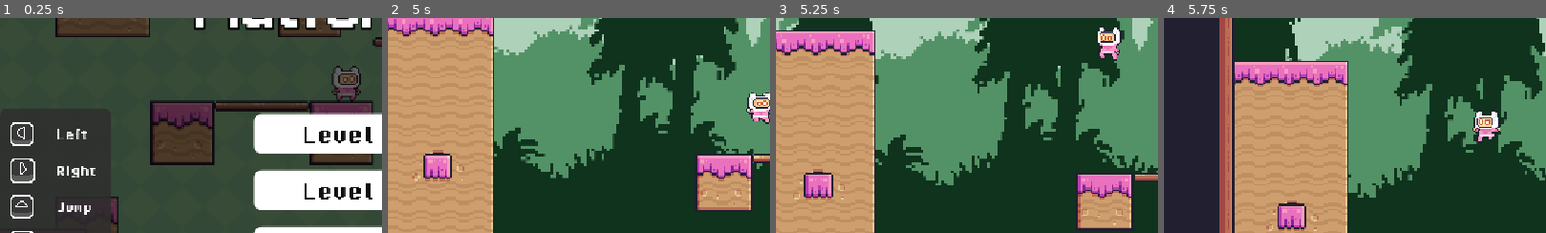
Above: before the commit, frames 1-4 (left to right).
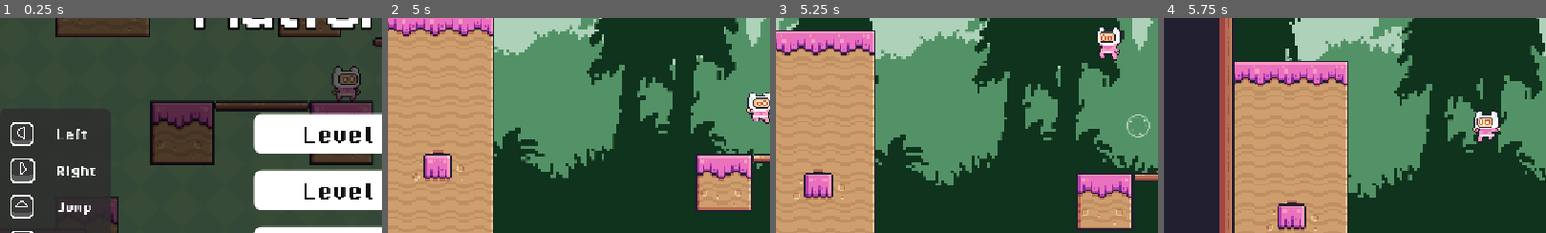
Above: after the commit, the same moments.

Repository: hanazzz/2d-platformer-game
Game: Godot game, scene res://scenes/menu/main_menu.tscn
Same seed, same stepped clock (60 frames per second), same inputs: the game is played once before the commit and once after it.
Inputs:
- Up to frame 1 (0.25 s): no input
- Up to frame 2 (5 s): click "Level 1" at 0.5 s; hold Right (right) 1.28-2.78 s; tap Space (jump) at 1.35, 1.52, 1.82, 2.1, 2.27, 2.57, 2.85, 3.6, 3.77, 4.07, 4.35, 4.52, 4.82 s; hold Left (left) 2.78-3.53 s; hold Right (right) from 3.53 s (still down)
- Up to frame 3 (5.25 s): release Right (right) at 5.03 s; hold Left (left) from 5.03 s (still down); tap Space (jump) at 5.1 s
- Up to frame 4 (5.75 s): keep holding Left (left); tap Space (jump) at 5.27, 5.57 s
The pictures show only the part of the screen within x 4-54%, y 36-86%; the shares and areas given below are measured in that part.

Frames 1-2 are identical in both runs. In frame 3, 0.2% of the frame differs, in the area x 91-98%, y 44-56%; in frame 4, nothing differs.

Commit message:
Update comments in code

Diff:
--- a/scenes/game_objects/enemy.gd
+++ b/scenes/game_objects/enemy.gd
@@ -20,7 +20,6 @@
 		var x_delta = body.position.x - position.x
 		# If player touches enemy from above, destroy enemy
 		if y_delta > 30:
-			print("Destroy enemy")
 			# Remove enemy node
 			queue_free()
 			# Make player bounce
@@ -28,7 +27,6 @@
 		# If player touches enemy from anywhere else,
 		# player takes damage amd gets flung away
 		else:
-			print("Player takes damage")
 			# Decrease player health
 			game_manager.decrease_health()
 			# Make player bounce away
--- a/scenes/game_objects/main_character.gd
+++ b/scenes/game_objects/main_character.gd
@@ -9,6 +9,7 @@
 
 
 func _physics_process(delta: float) -> void:
+	# Behavior when character is on floor
 	if is_on_floor():
 		# Reset jump count when player on floor
 		jump_count = 0
@@ -19,9 +20,9 @@
 		else:
 			sprite_2d.animation = "default"
 
-
-	# Add the gravity when jumping or falling
+	# Behavior when character is jumping/falling
 	else:
+		# Add the gravity when jumping or falling
 		velocity += get_gravity() * delta
 
 		# Fall animation
@@ -33,8 +34,6 @@
 		# Double jump animation
 		else:
 			sprite_2d.animation = "double_jumping"
-
-
 
 	# Handle jump.
 	if Input.is_action_just_pressed("jump") and jump_count < 2:
@@ -61,8 +60,9 @@
 func jump():
 	# Send character veolcity upwards
 	velocity.y = JUMP_VELOCITY
+	spawn_particle()
 
-	# Force character to jump/bounce away at a diagonal
+# Force character to jump/bounce away at a diagonal
 func jump_side(x):
 	# Send character veolcity upwards
 	velocity.y = JUMP_VELOCITY
